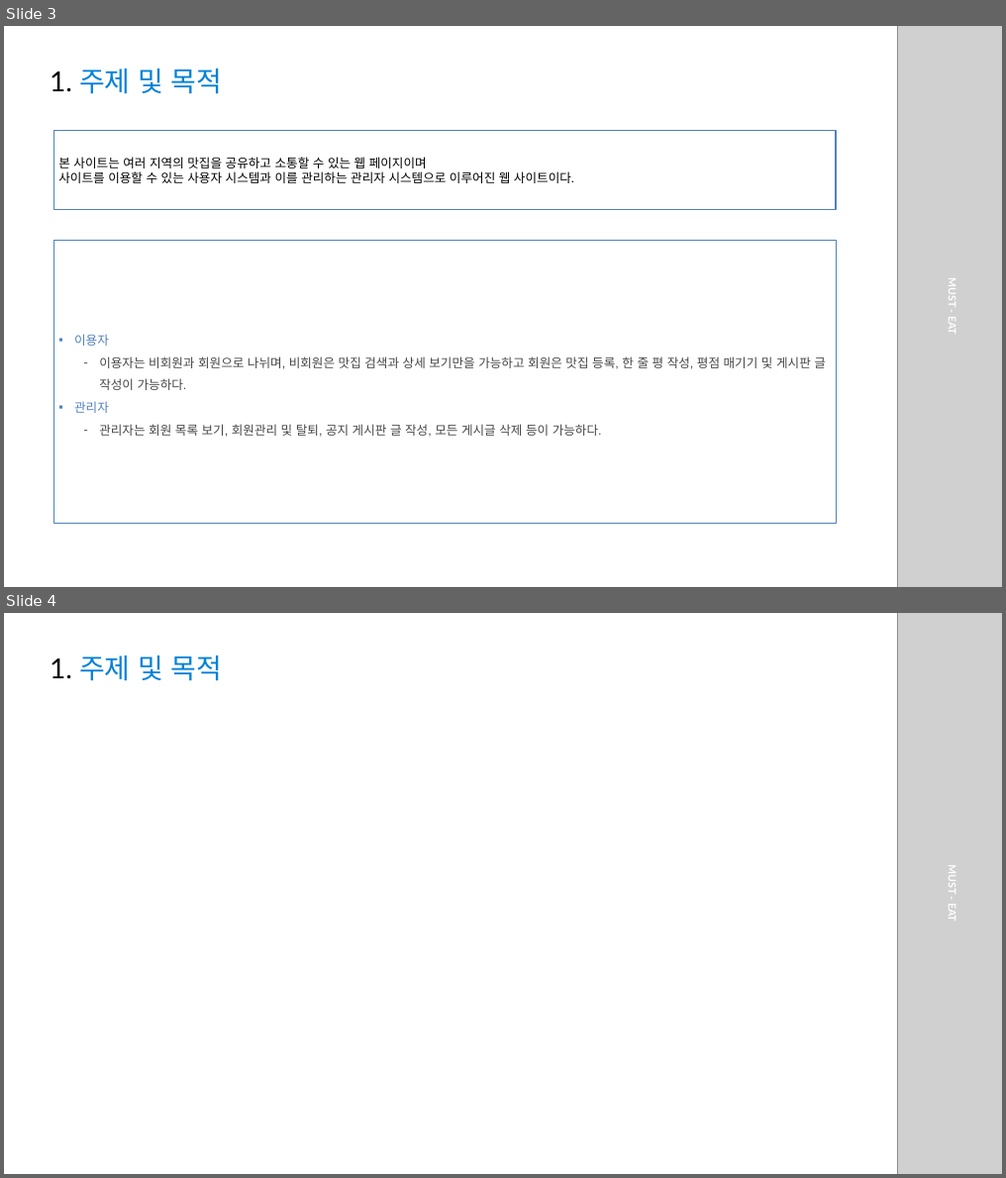
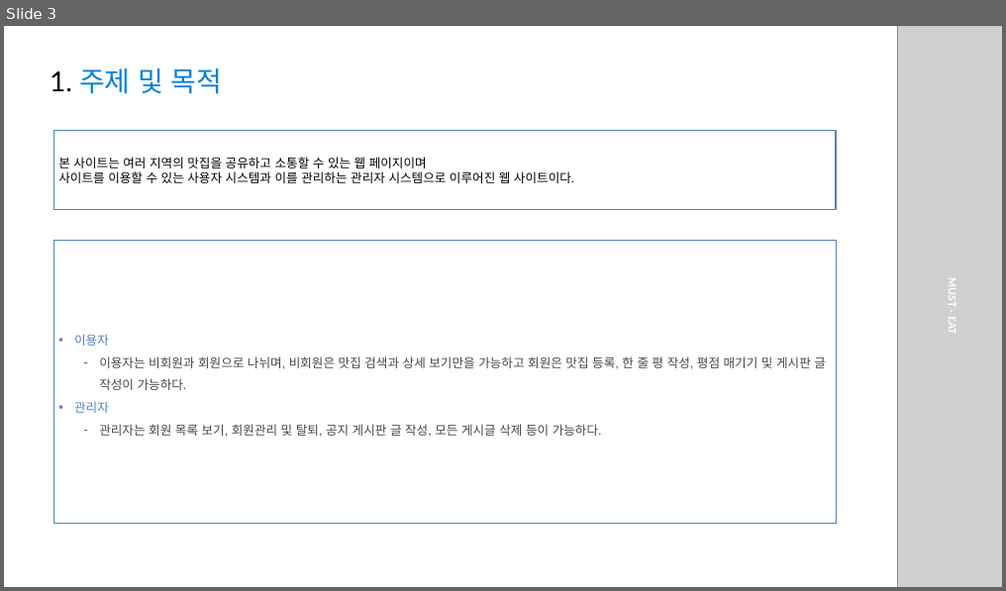
Before and after one commit to houn7145/class, a slide deck: project/MustEat.pptx. Shown one above the other, each under a label of ours: slides 3 and 4 before the commit, slide 3 after it. The pictures are 1006x1178 and 1006x591 pixels, drawn with LibreOffice and Linux fonts; fonts in the diff are those of the drawing; grey boxes stand for pictures. Boxes give left, top, right and bottom in pixels: in the first picture for what was removed or moved away, otherwise in the second. Text is boxed around its words. In the diff, an @@ line names an element or a change of style, - is before the commit and + after.

```diff
--- a/project/MustEat.pptx
+++ b/project/MustEat.pptx
@@ slide 4 removed at [4,613,1002,1174], background #FFFFFF @@
@@ picture removed at [897,613,1002,1174] @@
@@ text removed at [50,656,222,681] @@
-1. 주제 및 목적
@@ text removed at [946,868,959,919] @@
-MUST - EAT
```
Also in this commit, not shown: 2 slides changed, 43 other files.
